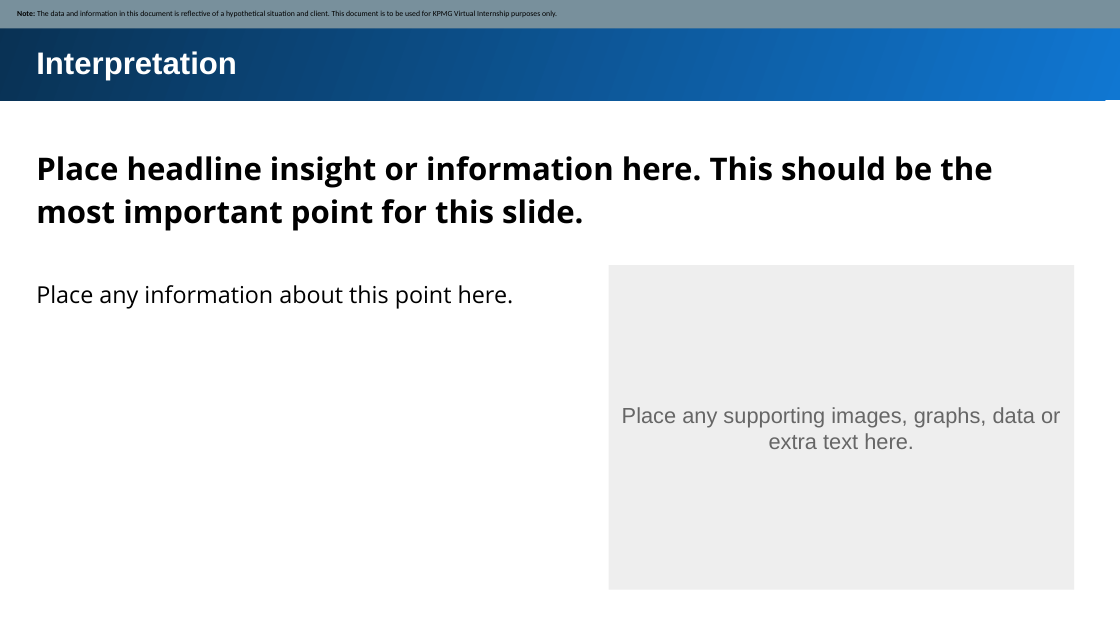
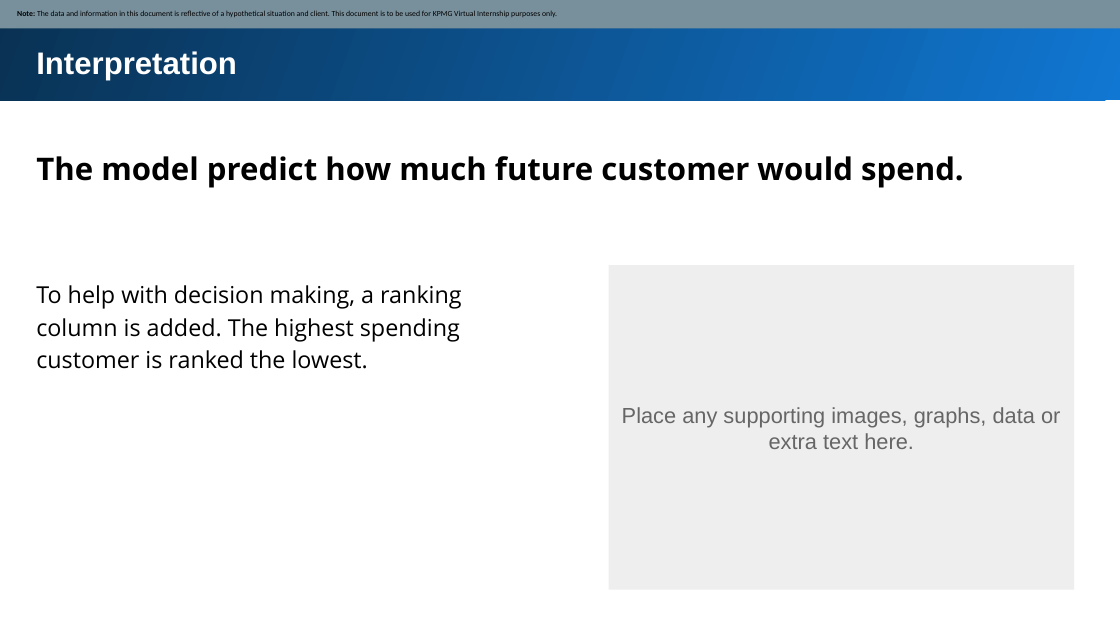
Before and after one commit to Thanh-8213/KPMG_intern, a slide deck: slide 8 of Analysis/Module 2/Module_2_Template_slide.pptx (slide 6 before the commit). Drawn at 1120x630 pixels with LibreOffice and Linux fonts; fonts in the diff are those of the drawing. Boxes give left, top, right and bottom in pixels: in the first picture for what was removed or moved away, otherwise in the second. Text is boxed around its words. In the diff, an @@ line names an element or a change of style, - is before the commit and + after.

```diff
--- a/Analysis/Module 2/Module_2_Template_slide.pptx
+++ b/Analysis/Module 2/Module_2_Template_slide.pptx
@@ text at [36, 156, 964, 188]: text changed @@
-Place headline insight or information here. This should be the most important point for this slide.
+The model predict how much future customer would spend.
@@ text at [36, 285, 461, 369]: text changed @@
-Place any information about this point here.
+To help with decision making, a ranking column is added. The highest spending customer is ranked the lowest.
```
Also in this commit, not shown: 3 other slides changed, 2 slides added, 2 other files.
